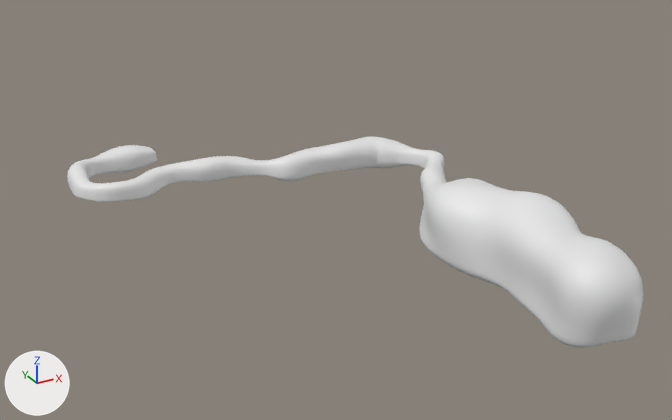
Two versions of the glTF model assets/levels/cave01.glb, one commit apart.
One viewpoint serves both versions: a camera (50 mm lens) standing at (-3807.0, -3616.0, 2746.0) and looking at (-768.0, 1911.0, -17.0). Every picture has the same lights, and +X, +Y and +Z are marked at lower left. Where no turn or scale is listed for an object, it has been applied to the vertices. Vertices at the same position are counted once.

Objects in the first picture: 'cave01-col'.
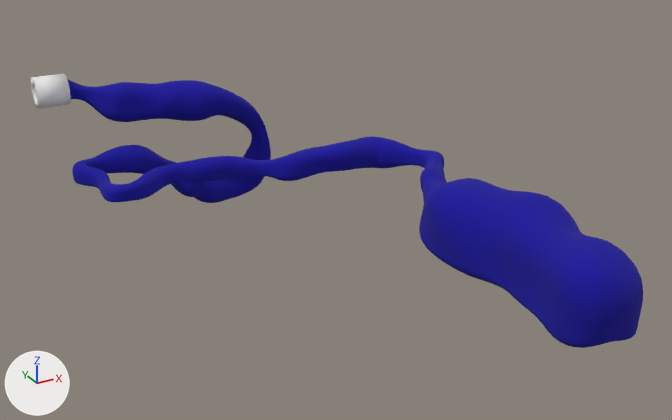
Edits to the bpy script that builds the scene:
```text
Change mat_material:
    mat_material.base_color: (0.8, 0.8, 0.8) -> (0.00436, 0.00127, 0.319)  # white #e7e7e7 -> blue #0e0499
Change me_cube:
    used by ob_cave01_col; location = (0.0, 0.0, 0.0)
    remove me_cube.from_pydata(...)  # 13977 vertices, 27904 faces; spans x -2341.0..570.0, y -250.0..3922.0, z -332.0..311.0
    add me_cube.from_pydata(...)  # 22809 vertices, 45568 faces; spans x -2270.0..570.0, y -250.0..4236.0, z -599.0..638.0
    me_cube part 1: 13 vertices moved within x -2142.0..-1584.0, y 3219.0..3922.0, z -140.0..4.0; 3176 vertices removed from x -2341.0..-1522.0, y 3051.0..3922.0, z -156.0..51.0; 12008 vertices added at x -2270.0..-433.0, y 3014.0..4236.0, z -599.0..638.0
Add me_cylinder:
    me_cylinder.from_pydata(...)  # 128 vertices, 256 faces; spans x -131.0..131.0, y -131.0..131.0, z -131.0..131.0
Add ob_cylinder_col:
    ob_cylinder_col = bpy.data.objects.new('Cylinder-col', me_cylinder)
    ob_cylinder_col.location = (-2262.0, 4145.0, 527.0)
```

What differs and where, as boxes (x1, y1, x2, y2) in the pictures (672 x 420 px):
'cave01-col', recoloured, reshaped (white to blue, 27% taller): before (67, 136, 643, 348); after (67, 79, 643, 348)
'Cylinder-col', added: after (31, 73, 71, 109)
part 1 of me_cube, built on: before (67, 145, 176, 202); after (67, 79, 271, 203)
